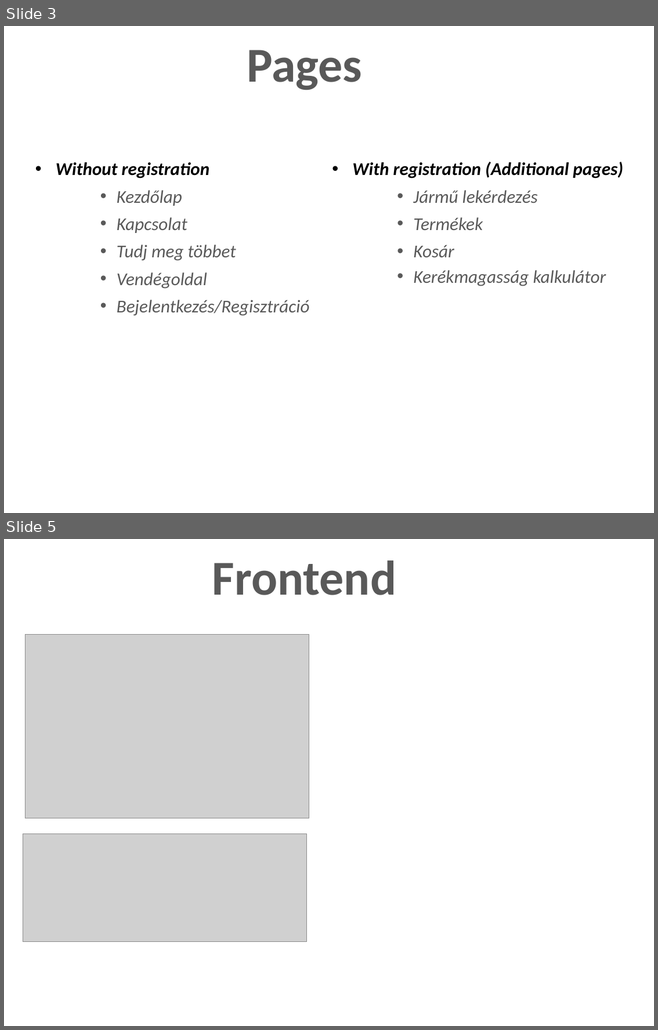
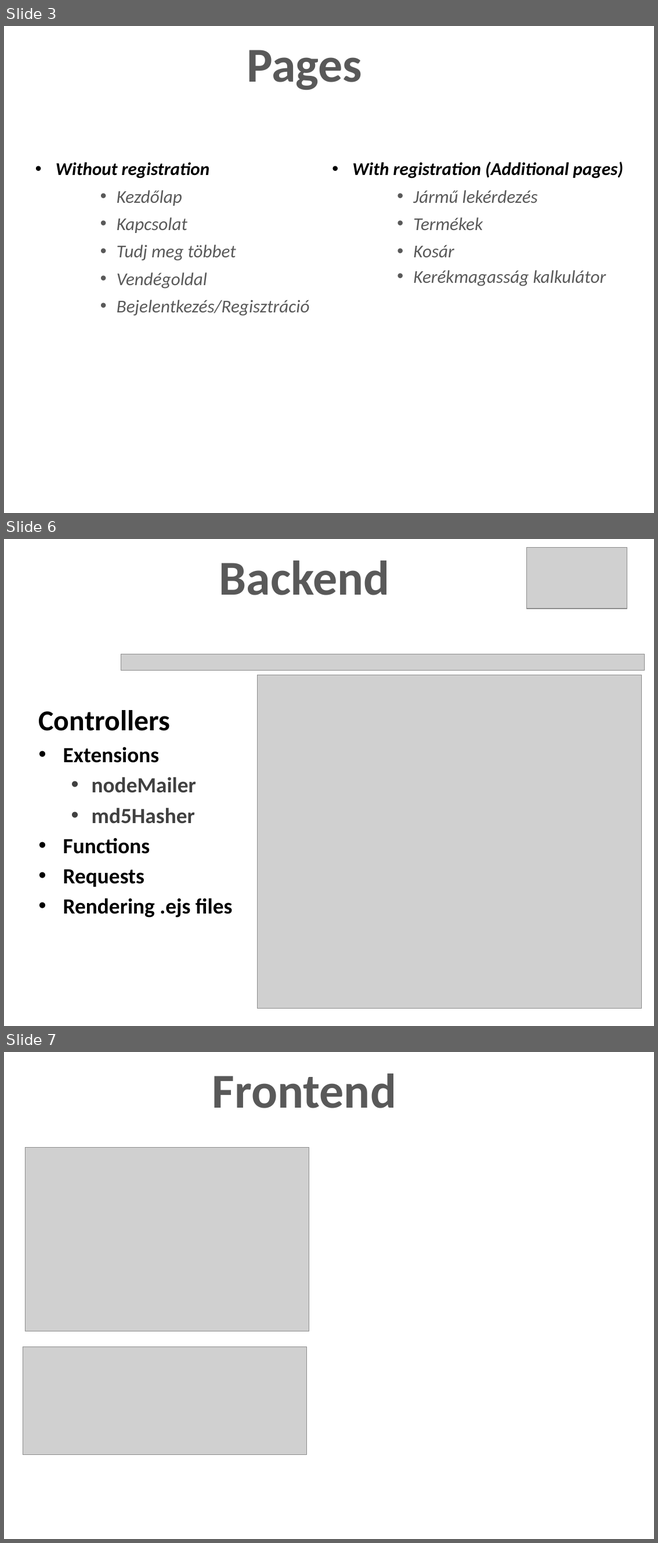
Before and after one commit to szekelyaron/OKJ_vizsgaremek, a slide deck: PPT/CarScope_Prezentáció.pptx. Shown one above the other, each under a label of ours: slides 3 and 5 before the commit, slides 3, 6 and 7 after it; the slides between them are not shown. The pictures are 658x1030 and 658x1543 pixels, drawn with LibreOffice and Linux fonts; fonts in the diff are those of the drawing; grey boxes stand for pictures; background and template pictures are left out. Boxes give left, top, right and bottom in pixels: in the first picture for what was removed or moved away, otherwise in the second. Text is boxed around its words. In the diff, an @@ line names an element or a change of style, - is before the commit and + after.

Commit message:
PPT backend

```diff
--- a/PPT/CarScope_Prezentáció.pptx
+++ b/PPT/CarScope_Prezentáció.pptx
@@ slide 6 added at (4, 539, 654, 1026), background picture (left out) @@
@@ picture added at (526, 548, 627, 609) @@
@@ title added at (219, 560, 390, 595), 54 pt, text #595959, bold @@
+Backend
@@ picture added at (121, 654, 644, 671) @@
@@ picture added at (257, 675, 641, 1009) @@
@@ text added at (39, 710, 232, 918), 24 pt, text #000000, bold @@
+Controllers
+• Extensions
+  • nodeMailer
+  • md5Hasher
+• Functions
+• Requests
+• Rendering .ejs files
@@ what was slide 5 is now slide 7 @@
```
Also in this commit, not shown: 2 slides changed, 9 other slides added, 2 slides removed.
